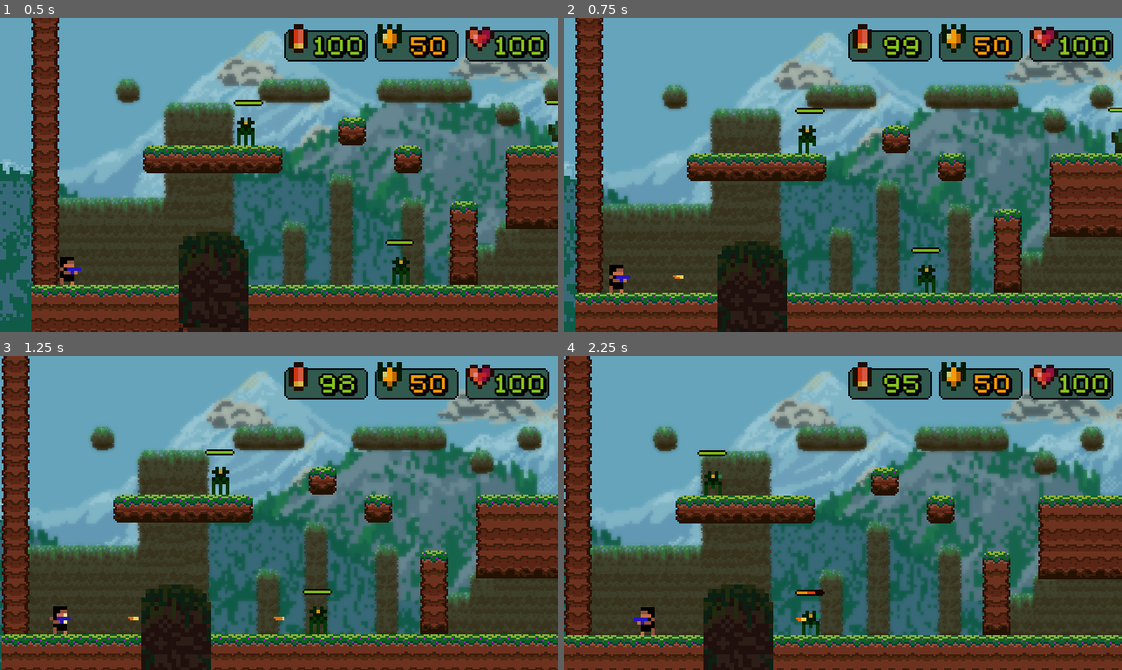
Above: before the commit, frames 1-4 (two rows, left to right).
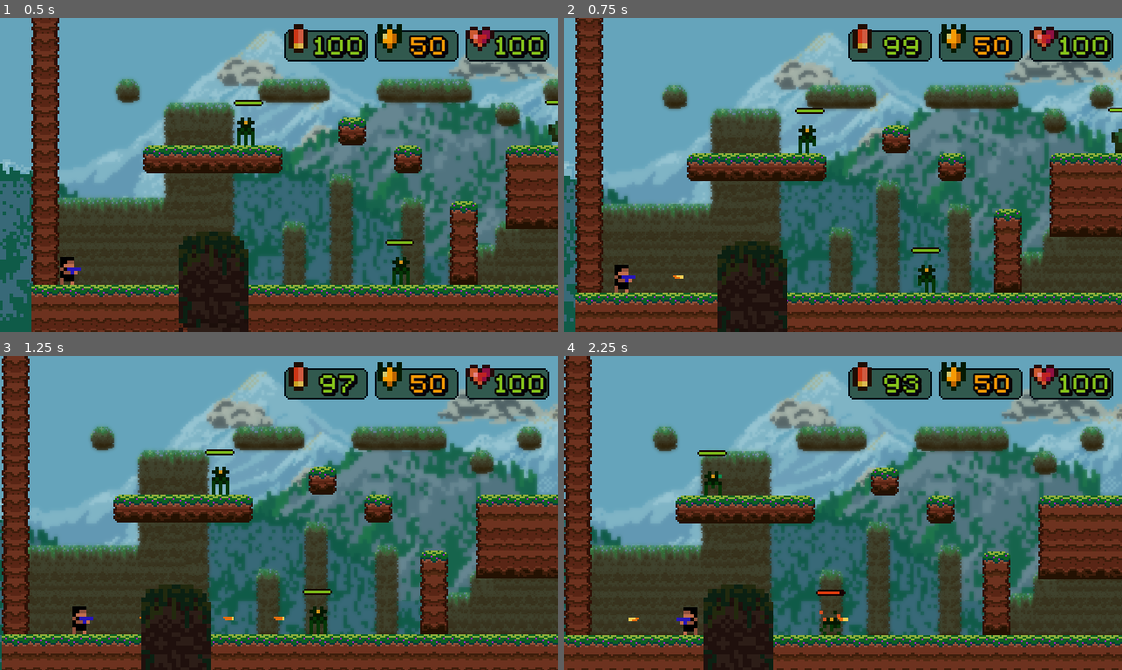
Above: after the commit, the same moments.

Repository: heartyhardy/pewpew-the-game
Game: Godot game, scene res://LevelOne.tscn
Two runs of this game, one before a commit and one after it. Both use one fixed random seed, a clock stepped at 60 frames per second and the inputs below.
Inputs:
- Up to frame 1 (0.5 s): no input
- Up to frame 2 (0.75 s): hold Right (ui_right) from 0.53 s (still down); tap Space (ui_select) at 0.6 s
- Up to frame 3 (1.25 s): keep holding Right (ui_right); tap Space (ui_select) at 0.77, 1.07 s
- Up to frame 4 (2.25 s): tap Space (ui_select) at 1.35, 1.52, 1.82, 2.1 s; release Right (ui_right) at 2.03 s; hold Left (ui_left) from 2.03 s (still down)

Frame 1 is identical in both runs. In frame 2, 0.2% of the frame differs, in the area x 8-13%, y 78-88%; in frame 3, 0.6%; in frame 4, 1.0%, in the area x 11-65%, y 5-89%.

Commit message:
Added Dodge mode, animations and generaric skill system

Diff:
--- a/GrasshopperBullet.gd
+++ b/GrasshopperBullet.gd
@@ -28,7 +28,20 @@
 #ON HIT
 func _on_GrasshopperBullet_body_entered(body):
 	if body.name == "Player":
-		body.on_enemy_hit(damage)
+#		IF DEAD DONT QUEUE FREE ON BODY COLLISION
+		if !body.is_alive:
+			return
+
+		if Skills.is_skill_enabled("DODGE"):
+			var dodge_perc = Skills.get_skill("DODGE")
+			var is_dodged = SkillChecks.can_dodge(dodge_perc)
+			if !is_dodged:
+				body.on_enemy_hit(damage)
+			else:
+				body.on_enemy_hit(0, true)
+				return
+		else:
+			body.on_enemy_hit(damage)
 	queue_free()
 
 
--- a/LevelOne.tscn
+++ b/LevelOne.tscn
@@ -90,6 +90,9 @@
 collision_mask = 27
 format = 1
 tile_data = PoolIntArray( -262144, 9, 0, -196608, 9, 0, -131072, 9, 0, -65536, 9, 0, -65496, 3, 0, -65495, 1, 0, -65494 …(6337 unchanged characters)…
+__meta__ = {
+"_edit_lock_": true
+}
 
 [node name="MidgroundLayer" type="CanvasLayer" parent="."]
 layer = -1
@@ -102,6 +105,9 @@
 cell_size = Vector2( 16, 16 )
 format = 1
 tile_data = PoolIntArray( 65566, 12, 0, 65598, 15, 0, 65600, 15, 0, 65604, 9, 0, 65605, 10, 0, 65606, 10, 0, 65607, 10, …(6270 unchanged characters)…
+__meta__ = {
+"_edit_lock_": true
+}
 
 [node name="BlurLayer" type="CanvasLayer" parent="."]
 layer = -1
@@ -116,6 +122,7 @@
 expand = true
 stretch_mode = 5
 __meta__ = {
+"_edit_lock_": true,
 "_edit_use_anchors_": false
 }
 
@@ -132,6 +139,9 @@
 cell_y_sort = true
 format = 1
 tile_data = PoolIntArray( 131071, 0, 0, 65536, 0, 0, 65538, 0, 0, 65539, 0, 0, 65541, 0, 0, 196607, 1, 0, 131072, 1, 0, 131073, 1, 0, 131074, 1, 0, 131075, 1, 0, 131076, 1, 0, 131077, 1, 0 )
+__meta__ = {
+"_edit_lock_": true
+}
 
 [node name="MountainsHigh" type="CanvasLayer" parent="."]
 layer = -3
@@ -144,6 +154,9 @@
 cell_size = Vector2( 256, 96 )
 format = 1
 tile_data = PoolIntArray( 0, 0, 0, 1, 0, 0 )
+__meta__ = {
+"_edit_lock_": true
+}
 
 [node name="Foreground" type="CanvasLayer" parent="."]
 follow_viewport_enable = true
@@ -156,6 +169,9 @@
 cell_size = Vector2( 32, 32 )
 format = 1
 tile_data = PoolIntArray( 65555, 3, 0, 65556, 4, 0, 65557, 4, 0, 65558, 5, 0, 131090, 3, 0, 131091, 0, 0, 131092, 0, 0, …(1056 unchanged characters)…
+__meta__ = {
+"_edit_lock_": true
+}
 
 [node name="CloudLayer" type="CanvasLayer" parent="."]
 layer = -4
@@ -168,6 +184,9 @@
 tile_set = ExtResource( 10 )
 format = 1
 tile_data = PoolIntArray( -65536, 0, 0, -65533, 3, 0, -65529, 0, 0, -65525, 3, 0, 1, 3, 0, 5, 0, 0, 6, 0, 0, 8, 3, 0 )
+__meta__ = {
+"_edit_lock_": true
+}
 
 [node name="Sky" type="CanvasLayer" parent="."]
 layer = -5
@@ -180,4 +199,7 @@
 tile_set = ExtResource( 11 )
 format = 1
 tile_data = PoolIntArray( -6, 0, 0, -1, 0, 0, -65532, 0, 0 )
+__meta__ = {
+"_edit_lock_": true
+}
 [connection signal="ready" from="Player" to="HUDLayer/HUD" method="_on_Player_ready"]
--- a/ObserverShell.gd
+++ b/ObserverShell.gd
@@ -28,7 +28,20 @@
 #ON HIT
 func _on_ObserverShell_body_entered(body):
 	if body.name == "Player":
-		body.on_enemy_hit(damage)
+		#IF PLAYER IS DEAD RETURN
+		if !body.is_alive:
+			return
+
+		if Skills.is_skill_enabled("DODGE"):
+			var dodge_perc = Skills.get_skill("DODGE")
+			var is_dodged = SkillChecks.can_dodge(dodge_perc)
+			if !is_dodged:
+				body.on_enemy_hit(damage)
+			else:
+				body.on_enemy_hit(0, true)
+				return
+		else:
+			body.on_enemy_hit(damage)
 	queue_free()
 
 
--- a/Player.gd
+++ b/Player.gd
@@ -20,6 +20,7 @@
 var is_attacking = false
 var is_ducked = false
 var is_alive = true
+var is_taking_damage = false
 
 func _ready():
 	PlayerGlobals.set("player", self)
@@ -38,7 +39,7 @@
 		return
 
 #	HORIZONTAL MOVEMENT
-	if Input.is_action_pressed("ui_right") and !is_ducked and is_alive:
+	if Input.is_action_pressed("ui_right") and !is_ducked and !is_taking_damage and is_alive:
 		if !is_attacking or !is_on_floor():
 			velocity.x = speed
 			if !is_attacking:
@@ -46,7 +47,7 @@
 				$Player_Anim.flip_h = false
 				if sign($ShootPoint.position.x)  == -1:
 					$ShootPoint.position.x *= -1
-	elif Input.is_action_pressed("ui_left") and !is_ducked and is_alive:
+	elif Input.is_action_pressed("ui_left") and !is_ducked and !is_taking_damage and is_alive:
 		if !is_attacking or !is_on_floor():
 			velocity.x = -speed
 			if !is_attacking:
@@ -56,14 +57,16 @@
 					$ShootPoint.position.x *= -1
 	else:
 		velocity.x = 0
-		if is_on_ground and !is_attacking and is_alive and !is_ducked:
+		if is_on_ground and !is_attacking and is_alive and !is_ducked and !is_taking_damage:
 			$Player_Anim.play("Idle")
-		if is_on_ground and !is_attacking and is_alive and is_ducked:
+		if is_on_ground and !is_attacking and is_alive and is_ducked and !is_taking_damage:
 			$Player_Anim.play("Duck")
 
 
 #	VERTICAL MOVEMENT
 	if Input.is_action_pressed("ui_up") and !is_ducked and is_on_ground and is_alive:
+		print_debug(is_attacking, " ", is_taking_damage, " ", is_on_ground)
+
 		if !is_attacking:
 			velocity.y = JUMP_FORCE
 			is_on_ground = false
@@ -94,6 +97,10 @@
 		get_parent().add_child(weapon_projectile)
 		weapon_projectile.position = $ShootPoint.global_position
 
+#	STOP ATTACK MODE
+	if Input.is_action_just_released("ui_select"):
+		is_attacking = false
+
 #	PROCESSING GRAVITY
 	velocity.y += GRAVITY
 
@@ -128,7 +135,11 @@
 
 
 #ON TAKE DAMAGE SEE IF PLAYER IS ALIVE AND UPDATE HP
-func on_enemy_hit(dmg):
+func on_enemy_hit(dmg, dodged:bool = false):
+	if dodged:
+		is_taking_damage = true
+		$Player_Anim.play("Dodge")
+		return
 	if !$PulseTween.is_active():
 		$PulseTween.interpolate_property(self,"modulate", Color.white, Color.red, 0.5, Tween.TRANS_SINE,Tween.EASE_OUT)
 		$PulseTween.start()
@@ -195,8 +206,10 @@
 
 #IS THE ANIMATION DONE?
 func _on_Player_Anim_animation_finished():
-#	if !is_alive:
-#		queue_free()
+	if is_taking_damage:
+		is_taking_damage = false
+	if !is_alive:
+		queue_free()
 	is_attacking = false
 
 
--- a/Player.tscn
+++ b/Player.tscn
@@ -43,6 +43,7 @@
 [ext_resource path="res://pickups/ammo/ammo_picked_0.png" type="Texture" id=41]
 [ext_resource path="res://pickups/ammo/ammo_picked_6.png" type="Texture" id=42]
 [ext_resource path="res://pickups/ammo/ammo_picked_3.png" type="Texture" id=43]
+[ext_resource path="res://sprites/player/v1/player_dodge_1.png" type="Texture" id=44]
 
 [sub_resource type="SpriteFrames" id=1]
 animations = [ {
@@ -85,15 +86,20 @@
 "loop": false,
 "name": "Jump",
 "speed": 15.0
+}, {
+"frames": [ ExtResource( 44 ) ],
+"loop": false,
+"name": "Dodge",
+"speed": 3.0
 } ]
 
 [sub_resource type="RectangleShape2D" id=2]
 extents = Vector2( 6, 8 )
 
-[sub_resource type="RectangleShape2D" id=4]
+[sub_resource type="RectangleShape2D" id=3]
 extents = Vector2( 5.23918, 5.81005 )
 
-[sub_resource type="SpriteFrames" id=3]
+[sub_resource type="SpriteFrames" id=4]
 animations = [ {
 "frames": [ ExtResource( 41 ), ExtResource( 40 ), ExtResource( 37 ), ExtResource( 43 ), ExtResource( 39 ), ExtResource( 38 ), ExtResource( 42 ), ExtResource( 41 ), ExtResource( 40 ), ExtResource( 37 ), ExtResource( 43 ), ExtResource( 39 ), ExtResource( 38 ), ExtResource( 42 ) ],
 "loop": true,
@@ -121,14 +127,14 @@
 [node name="Player_Anim" type="AnimatedSprite" parent="."]
 scale = Vector2( 2, 2 )
 frames = SubResource( 1 )
-animation = "Duck"
+animation = "Dodge"
 
 [node name="Player_Hitbox" type="CollisionShape2D" parent="."]
 shape = SubResource( 2 )
 
 [node name="Player_Duckbox" type="CollisionShape2D" parent="."]
 position = Vector2( -1.38886, 2.19294 )
-shape = SubResource( 4 )
+shape = SubResource( 3 )
 disabled = true
 
 [node name="ShootPoint" type="Position2D" parent="."]
--- /dev/null
+++ b/SkillChecks.gd
@@ -0,0 +1,12 @@
+extends Node2D
+
+#THIS IS A GLOBAL MODULE
+
+#SKILL: DODGE
+func can_dodge(perc: int) -> bool:
+	var rand = RandomNumberGenerator.new()
+	rand.randomize()
+	var result = rand.randi_range(1, 100)
+	if result>= 1 and result<= perc:
+		return true
+	return false
--- /dev/null
+++ b/SkillChecks.tscn
@@ -0,0 +1,6 @@
+[gd_scene load_steps=2 format=2]
+
+[ext_resource path="res://SkillChecks.gd" type="Script" id=1]
+
+[node name="SkillChecks" type="Node2D"]
+script = ExtResource( 1 )
--- /dev/null
+++ b/Skills.gd
@@ -0,0 +1,55 @@
+extends Node2D
+
+#THIS IS A GLOBAL MODULE
+
+#SKILLS LIST
+var skills = {
+	"DODGE": 75
+}
+
+#SKILL STATUS
+var skill_status = {
+	"DODGE": true
+}
+
+
+#ENABLE A SKILL
+func enable_skill(skill_id: String) -> void:
+	if skill_status.has(skill_id):
+		skill_status[skill_id] = true
+	else:
+		print_debug("SKILL ID NOT FOUND!")
+
+
+#DISABLE A SKILL
+func disable_skill(skill_id: String) -> void:
+	if skill_status.has(skill_id):
+		skill_status[skill_id] = false
+	else:
+		print_debug("SKILL ID NOT FOUND!")
+
+
+#IS SKILL ENABLED
+func is_skill_enabled(skill_id: String) -> bool:
+	if skill_status.has(skill_id):
+		if skill_status[skill_id]:
+			return true
+		else:
+			return false
+	return false
+
+
+#SET SKILL VALUE
+func set_skill(skill_id:String, value)->void:
+	if skills.has(skill_id):
+		skills[skill_id] = value
+	else:
+		print_debug("SKILL DOESNT EXIST!")
+
+
+#GET SKILL VALUE
+func get_skill(skill_id:String):
+	if skills.has(skill_id):
+		return skills[skill_id]
+	else:
+		return null
--- /dev/null
+++ b/Skills.tscn
@@ -0,0 +1,6 @@
+[gd_scene load_steps=2 format=2]
+
+[ext_resource path="res://Skills.gd" type="Script" id=1]
+
+[node name="Skills" type="Node2D"]
+script = ExtResource( 1 )
--- a/project.godot
+++ b/project.godot
@@ -22,6 +22,8 @@
 [autoload]
 
 PlayerGlobals="*res://PlayerGlobals.tscn"
+Skills="*res://Skills.tscn"
+SkillChecks="*res://SkillChecks.tscn"
 
 [display]
 
Not shown: 2 places in Player.tscn that only renumber resources
Binary file added: sprites/player/v1/player_dodge_1.png
Not shown, added: sprites/player/v1/player_dodge_1.png.import
